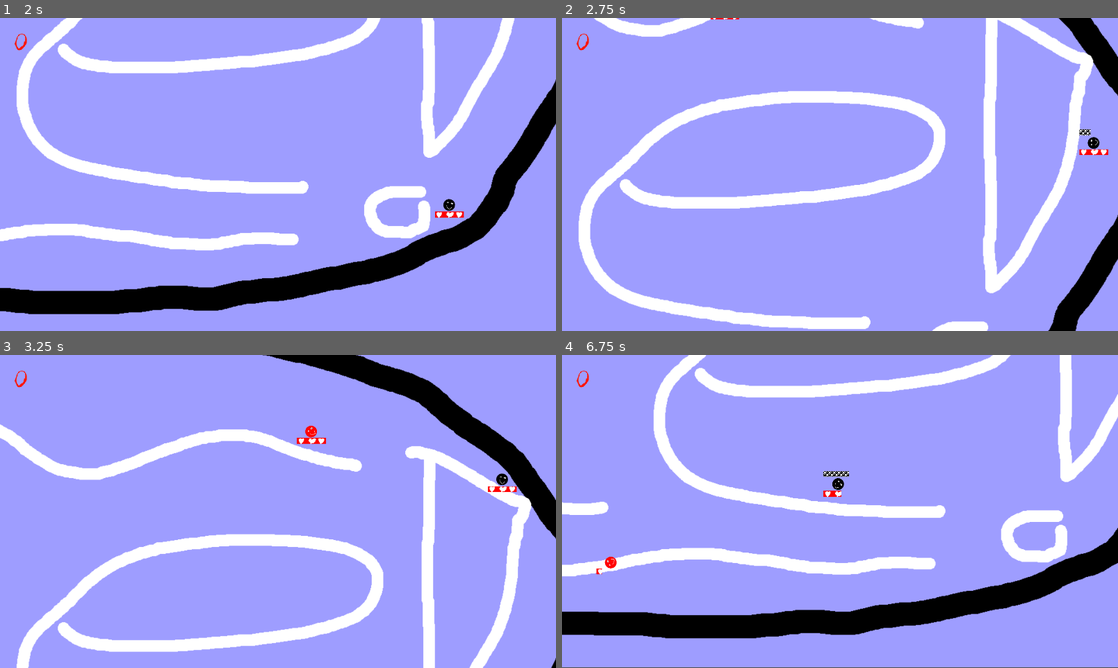
Above: before the commit, frames 1-4 (two rows, left to right).
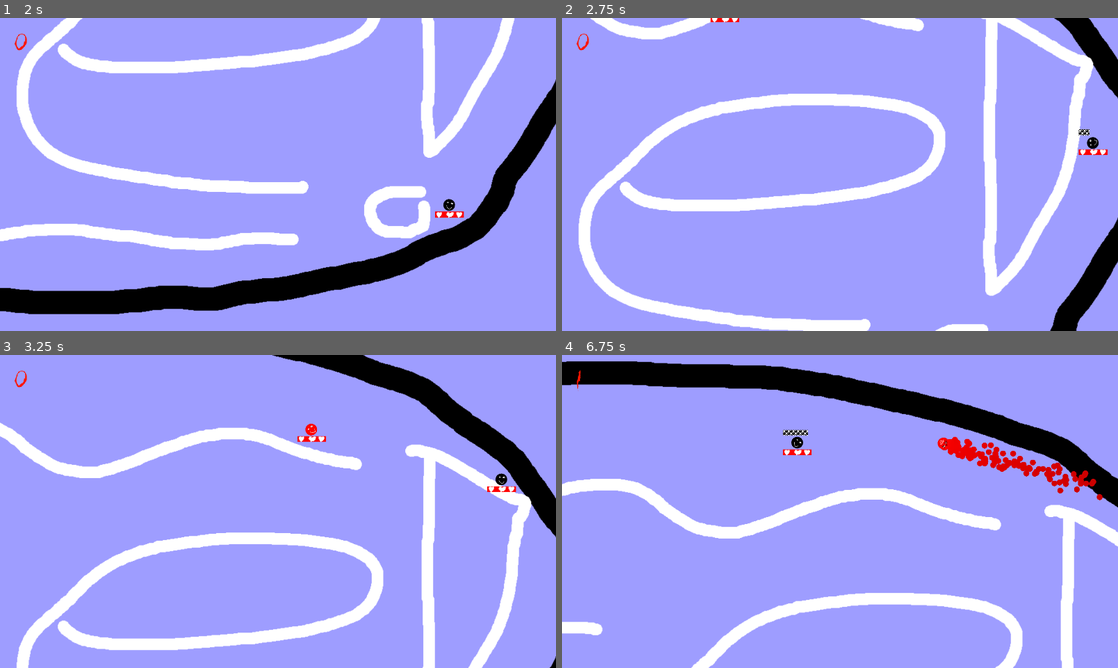
Above: after the commit, the same moments.

Repository: Junber/LD-47
Game: Godot game, scene res://Scenes/Root.tscn
The game is run twice, just before and just after one commit, with the same random seed, the same clock (stepped at 60 frames per second) and the same inputs.
Inputs:
- Up to frame 1 (2 s): tap Enter at 0.5 s; hold D (move_right) 0.53-1.28 s; tap Space (boost) at 0.6, 1.35 s; hold S (move_down) from 1.28 s (still down)
- Up to frame 2 (2.75 s): release S (move_down) at 2.03 s; hold D (move_right) from 2.03 s (still down); tap Space (boost) at 2.1 s
- Up to frame 3 (3.25 s): release D (move_right) at 2.78 s; hold W (move_up) from 2.78 s (still down); tap Space (boost) at 2.85 s
- Up to frame 4 (6.75 s): release W (move_up) at 3.53 s; hold A (move_left) 3.53-5.03 s; tap Space (boost) every 0.75 s from 3.6 to 6.6 s; hold S (move_down) 5.03-5.78 s; hold D (move_right) 5.78-6.53 s; hold W (move_up) from 6.53 s (still down)

Frame 1 is identical in both runs. In frame 2, 5.1% of the frame differs, in the area x 3-100%, y 0-100%; in frame 3, 3.7%; in frame 4, 32%, in the area x 0-100%, y 0-100%.

Commit message:
Fix glitching out of arena

Diff:
--- a/Scenes/Root.tscn
+++ b/Scenes/Root.tscn
@@ -43,13 +43,11 @@
 script = ExtResource( 14 )
 
 [node name="CollisionPolygon2D" type="CollisionPolygon2D" parent="Border"]
-build_mode = 1
 polygon = PoolVector2Array( 288.705, 105.32, 162.989, 159.198, 57.4774, 257.975, 52.9875, 372.466, 68.702, 547.57, 122. …(391 unchanged characters)…
 one_way_collision_margin = 10.0
 
 [node name="CollisionPolygon2D2" type="CollisionPolygon2D" parent="Border"]
 position = Vector2( -10.4164, 4.65754 )
-build_mode = 1
 polygon = PoolVector2Array( 902.993, 32.5243, 1006.82, 26.1675, 1121.24, 41, 1383.99, 55.8325, 1572.57, 108.806, 1703.9 …(371 unchanged characters)…
 one_way_collision_margin = 10.0
 
